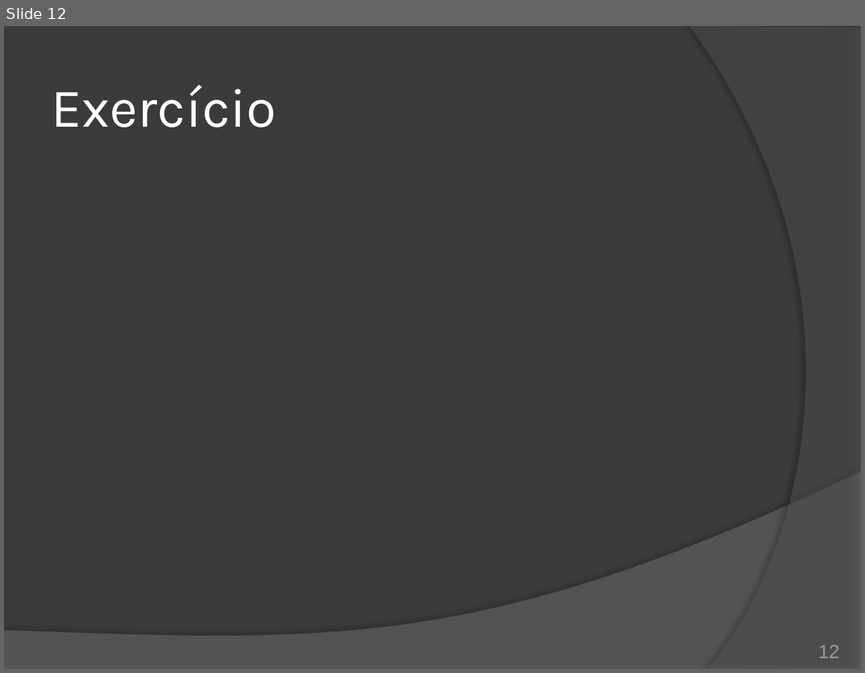
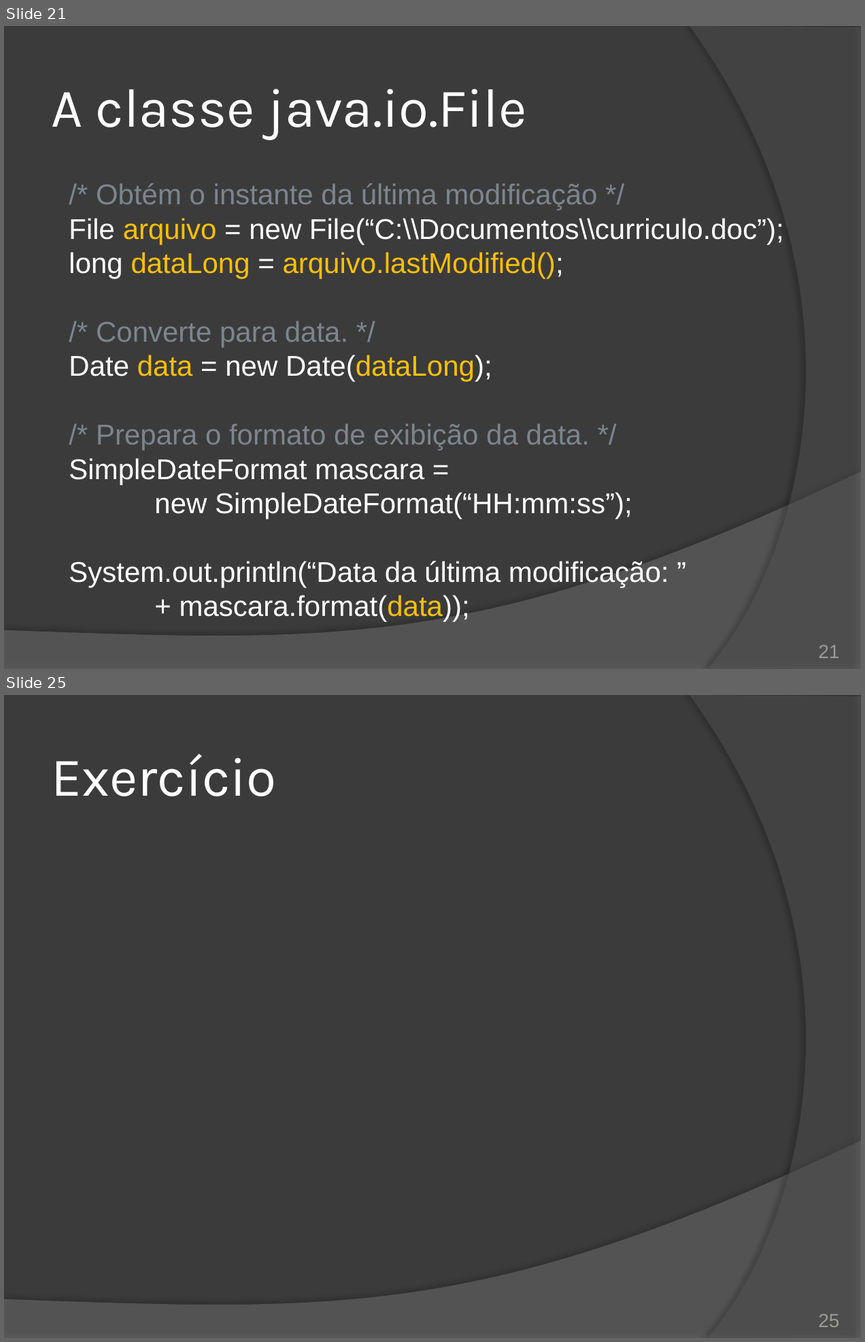
Before and after one commit to duchesqui/slzvieira-training, a slide deck: 2-Java-Programmer-Modulo-II/16.Capitulo10.pptx. Shown one above the other, each under a label of ours: slide 12 before the commit, slides 21 and 25 after it; the slides between them are not shown. The pictures are 865x673 and 865x1342 pixels, drawn with LibreOffice and Linux fonts; fonts in the diff are those of the drawing. Boxes give left, top, right and bottom in pixels: in the first picture for what was removed or moved away, otherwise in the second. Text is boxed around its words. In the diff, an @@ line names an element or a change of style, - is before the commit and + after.

Commit message:
Capítulo 10: Java I/O - Manipulação do sistema de arquivos com a classe File

```diff
--- a/2-Java-Programmer-Modulo-II/16.Capitulo10.pptx
+++ b/2-Java-Programmer-Modulo-II/16.Capitulo10.pptx
@@ slide 21 added at [4,26,861,669], background #3B3B3B; not listed: 2 template elements that a slide beside it also shows @@
@@ title added at [51,89,527,140], 46 pt, text #FFFFFF @@
+A classe java.io.File
@@ text added at [69,183,784,587], 24 pt, text #FFFFFF @@
+/* Obtém o instante da última modificação */
+File arquivo = new File(“C:\\Documentos\\curriculo.doc”);
+long dataLong = arquivo.lastModified();
+/* Converte para data. */
+Date data = new Date(dataLong);
+/* Prepara o formato de exibição da data. */
+SimpleDateFormat mascara =
+new SimpleDateFormat(“HH:mm:ss”);
+System.out.println(“Data da última modificação: ”
++ mascara.format(data));
@@ page number added at [818,645,839,658], 16 pt, text #9D9B9A @@
+21
@@ what was slide 12 is now slide 25 @@
@@ page number at [818,1314,839,1327]: text changed @@
-12
+25
```
Also in this commit, not shown: 2 slides changed, 20 other slides added.
